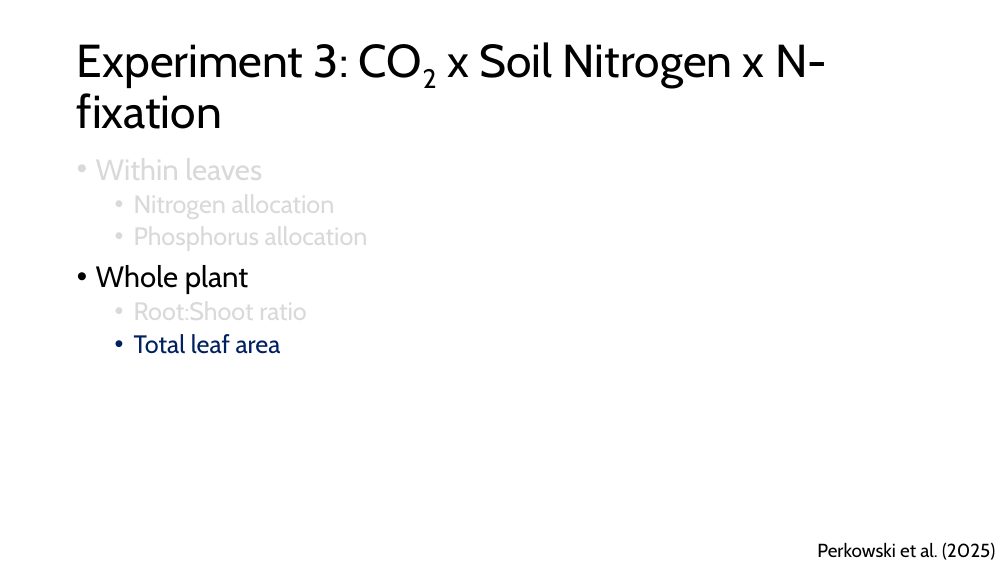
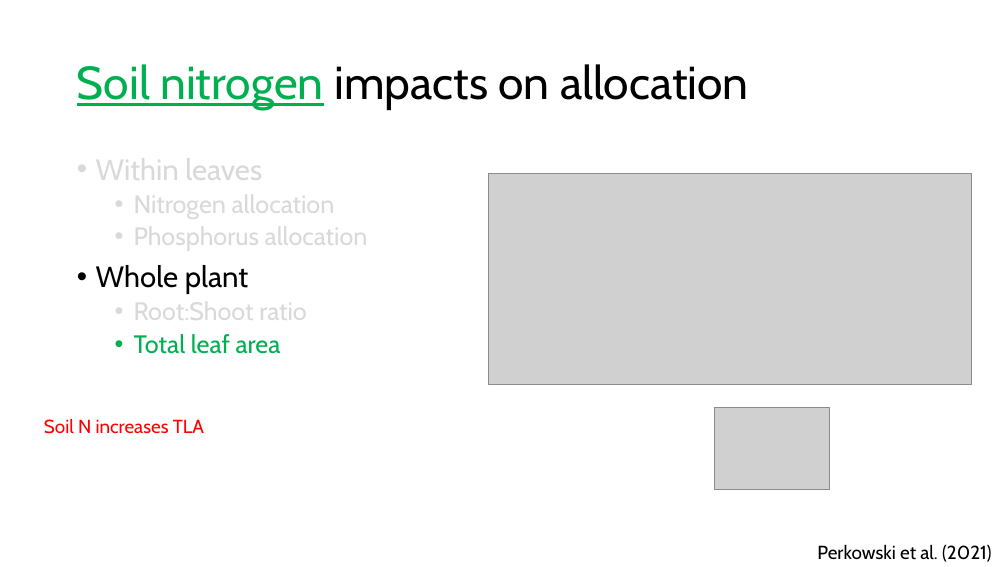
Before and after one commit to SmithEcophysLab/seminar, a slide deck: slide 31 of 2026_lemontree_allocation/src/lt_science_allocation_smith.pptx (slide 16 before the commit). Drawn at 1008x567 pixels with LibreOffice and Linux fonts; fonts in the diff are those of the drawing; grey boxes stand for pictures. Boxes give left, top, right and bottom in pixels: in the first picture for what was removed or moved away, otherwise in the second. Text is boxed around its words. In the diff, an @@ line names an element or a change of style, - is before the commit and + after.

```diff
--- a/2026_lemontree_allocation/src/lt_science_allocation_smith.pptx
+++ b/2026_lemontree_allocation/src/lt_science_allocation_smith.pptx
@@ title at <box>77,64,748,110</box>: text changed @@
-Experiment 3: CO2 x Soil Nitrogen x N-fixation
+Soil nitrogen impacts on allocation
@@ picture added at <box>488,174,972,386</box> @@
@@ text at <box>134,334,281,354</box>: text colour #002060 to #00B050 in "Total leaf area" @@
@@ text added at <box>44,418,204,434</box>, 18 pt, text #FF0000 @@
+Soil N increases TLA
@@ picture added at <box>715,408,830,489</box> @@
@@ text at <box>817,544,992,562</box>: text changed @@
-Perkowski et al. (2025)
+Perkowski et al. (2021)
```
Also in this commit, not shown: 13 other slides changed, 17 slides added.
